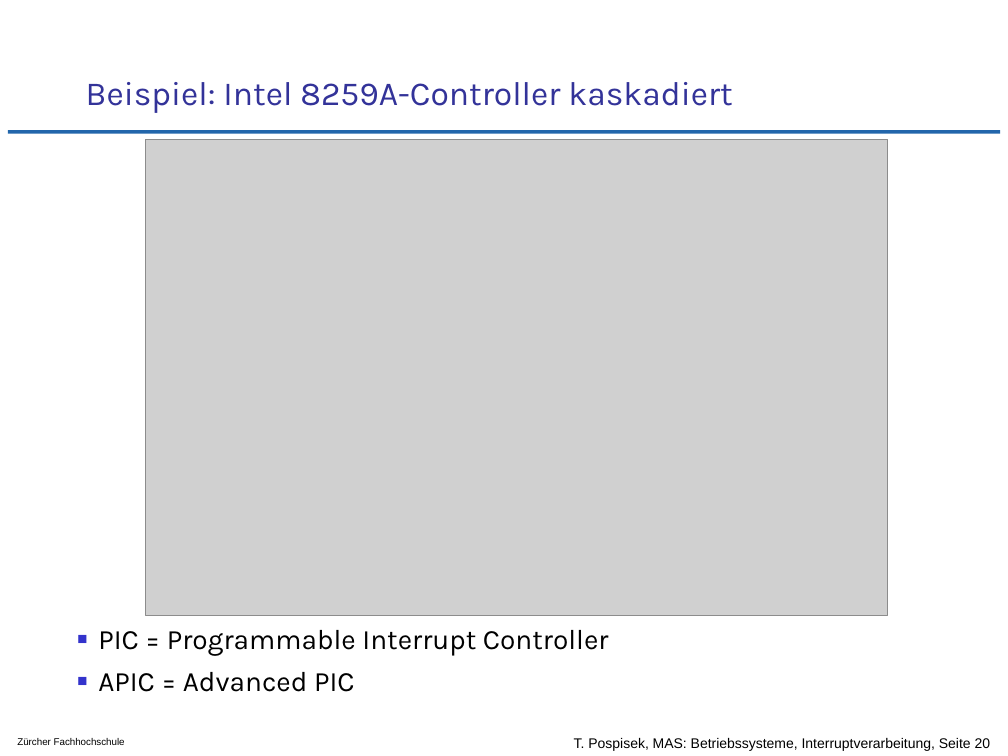
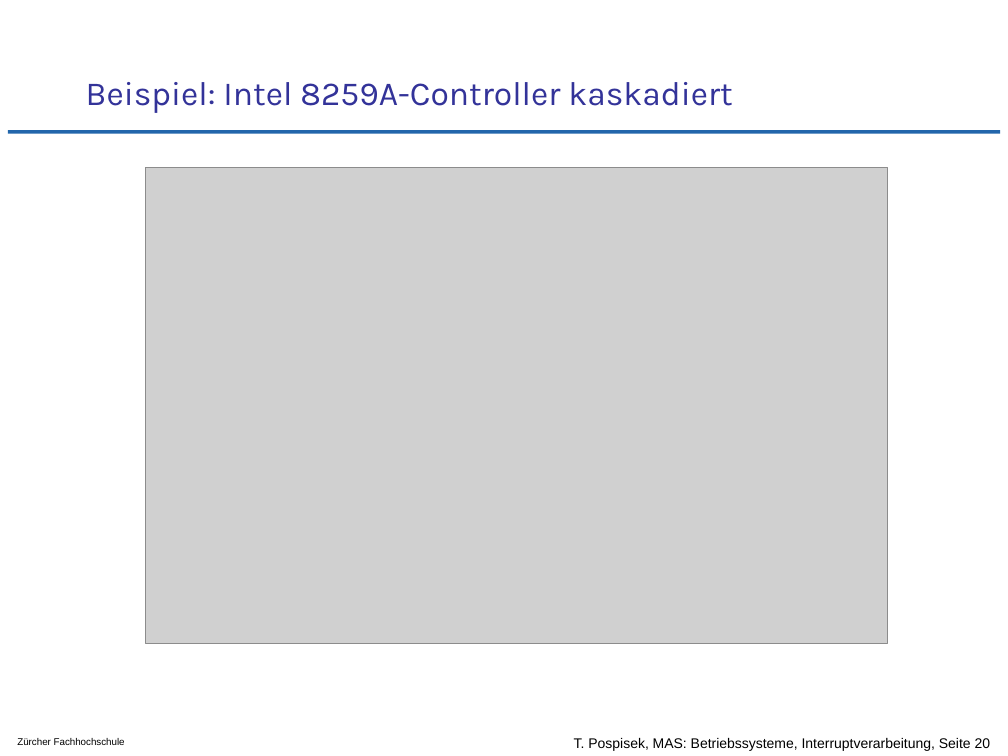
Before and after one commit to tpo/betriebssysteme, a slide deck: slide 20 of 04-3_Interruptverarbeitung_in_Betriebssystemen.odp. Drawn at 1008x756 pixels with LibreOffice and Linux fonts; fonts in the diff are those of the drawing; grey boxes stand for pictures; background and template pictures are left out. Boxes give left, top, right and bottom in pixels: in the first picture for what was removed or moved away, otherwise in the second. Text is boxed around its words. In the diff, an @@ line names an element or a change of style, - is before the commit and + after.

```diff
--- a/04-3_Interruptverarbeitung_in_Betriebssystemen.odp
+++ b/04-3_Interruptverarbeitung_in_Betriebssystemen.odp
@@ picture: place and size @@
-picture at [145,139,887,615]
+picture at [145,167,887,643]
@@ text removed at [98,630,609,692] @@
-■ PIC = Programmable Interrupt Controller
-■ APIC = Advanced PIC
```
Also in this commit, not shown: 10 other slides changed.
